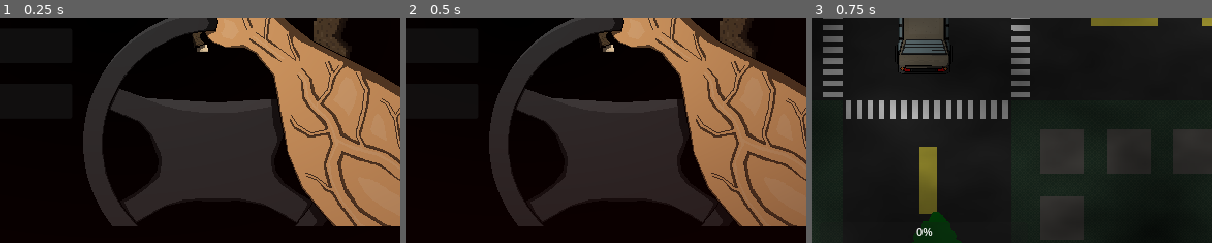
Above: before the commit, frames 1-3 (left to right).
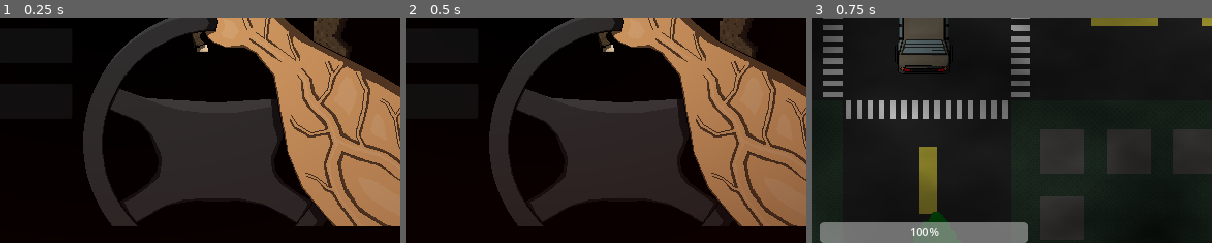
Above: after the commit, the same moments.

Repository: LeBulldoge/torqueterror
Game: Godot game, scene res://ui/main_menu.tscn
Two runs of this game, one before a commit and one after it. Both use one fixed random seed, a clock stepped at 60 frames per second and the inputs below.
Inputs:
- Up to frame 1 (0.25 s): no input
- Up to frame 2 (0.5 s): no input
- Up to frame 3 (0.75 s): click "Start Game" at 0.5 s
The pictures show only the part of the screen within x 36-86%, y 50-100%; the shares and areas given below are measured in that part.

Frames 1-2 are identical in both runs. In frame 3, 4.8% of the frame differs, in the area x 2-54%, y 90-100%.

Commit message:
Fix player health display

Diff:
--- a/main.gd
+++ b/main.gd
@@ -8,6 +8,7 @@
     start_game()
 
     $Map/Player/HealthComponent.health_changed.connect($HUD.display_health)
+    $HUD.display_health($Map/Player/HealthComponent.MAX_HEALTH)
     $Map/Player/HealthComponent.death.connect(game_over)
 
 
